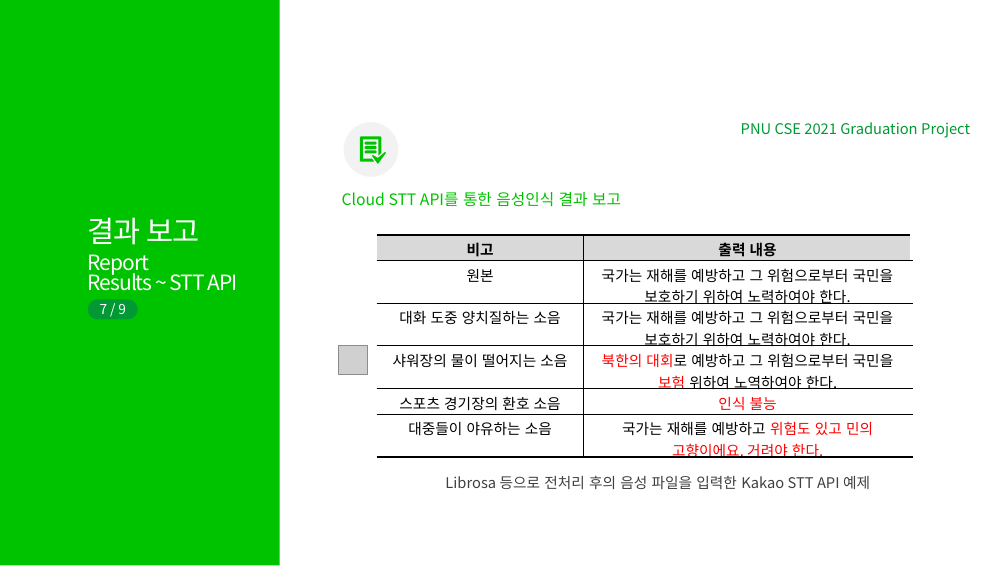
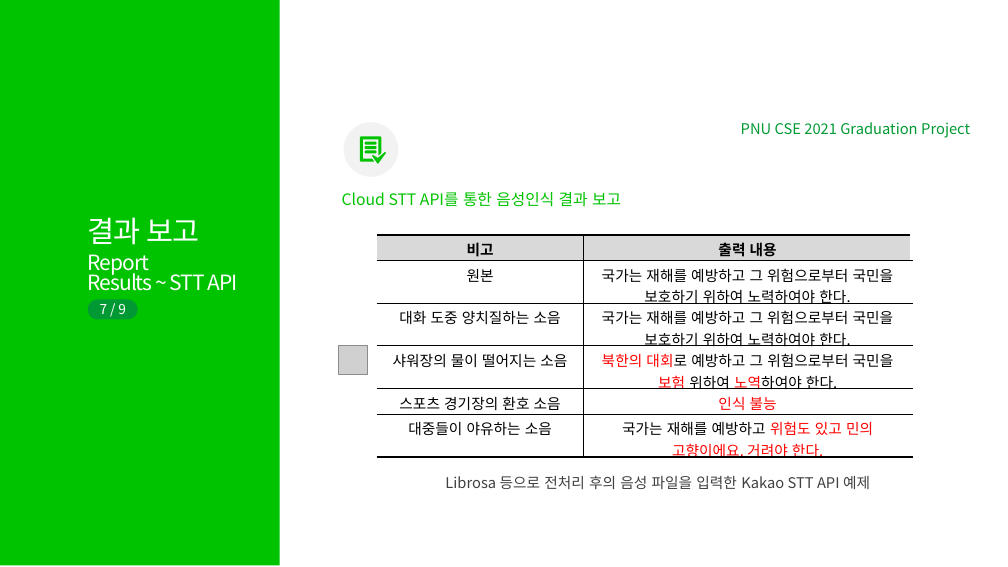
Before and after one commit to TeamPhoneticCode/Report, a slide deck: slide 8 of 2021_졸업과제_1번째_진행보고.pptx. Drawn at 1008x567 pixels with LibreOffice and Linux fonts; fonts in the diff are those of the drawing; grey boxes stand for pictures. Boxes give left, top, right and bottom in pixels: in the first picture for what was removed or moved away, otherwise in the second. Text is boxed around its words. In the diff, an @@ line names an element or a change of style, - is before the commit and + after.

Commit message:
Update 2021_졸업과제_1번째_진행보고.pptx
p.8 change color to red

```diff
--- a/2021_졸업과제_1번째_진행보고.pptx
+++ b/2021_졸업과제_1번째_진행보고.pptx
@@ table at (377,235,911,462) @@
@@ text colour #000000 to #FF0000 in "노역하여야" @@
```
